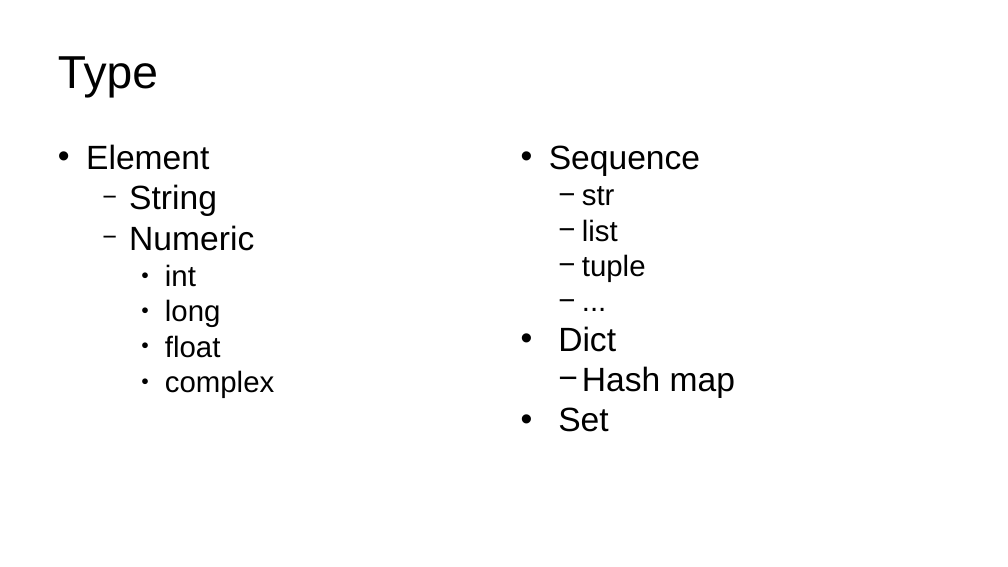
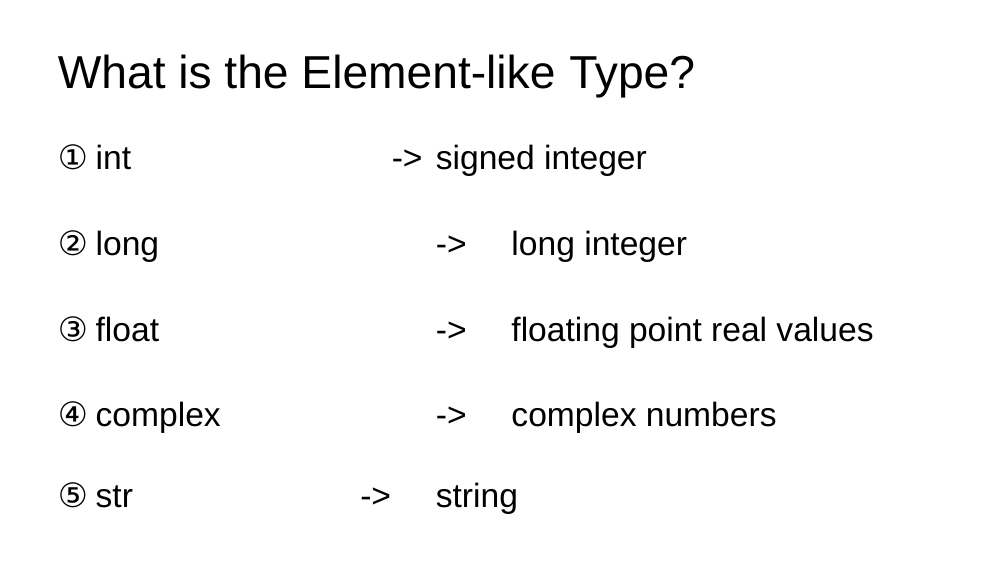
Before and after one commit to pswpswpsw/Mastering-Python-in-One-Hour, a slide deck: slide 10 of intro.pptx (slide 5 before the commit). Drawn at 1008x567 pixels with LibreOffice and Linux fonts; fonts in the diff are those of the drawing. Boxes give left, top, right and bottom in pixels: in the first picture for what was removed or moved away, otherwise in the second. Text is boxed around its words. In the diff, an @@ line names an element or a change of style, - is before the commit and + after.

```diff
--- a/intro.pptx
+++ b/intro.pptx
@@ text at bbox=[58, 54, 695, 98]: text changed @@
-Type
+What is the Element-like Type?
@@ text at bbox=[96, 144, 873, 514]: text changed @@
-• Element
-  − String
-  − Numeric
-    ● int
-    ● long
-    ● float
-    ● complex
+1. int -> signed integer
+2. long -> long integer
+3. float -> floating point real values
+4. complex -> complex numbers
+5. str -> string
@@ text removed at bbox=[549, 145, 735, 432] @@
-• Sequence
-  − str
-  − list
-  − tuple
-  − ...
-• Dict
-  − Hash map
-• Set
```
Also in this commit, not shown: 6 other slides changed, 19 slides added, 24 slides removed, 17 other files.
